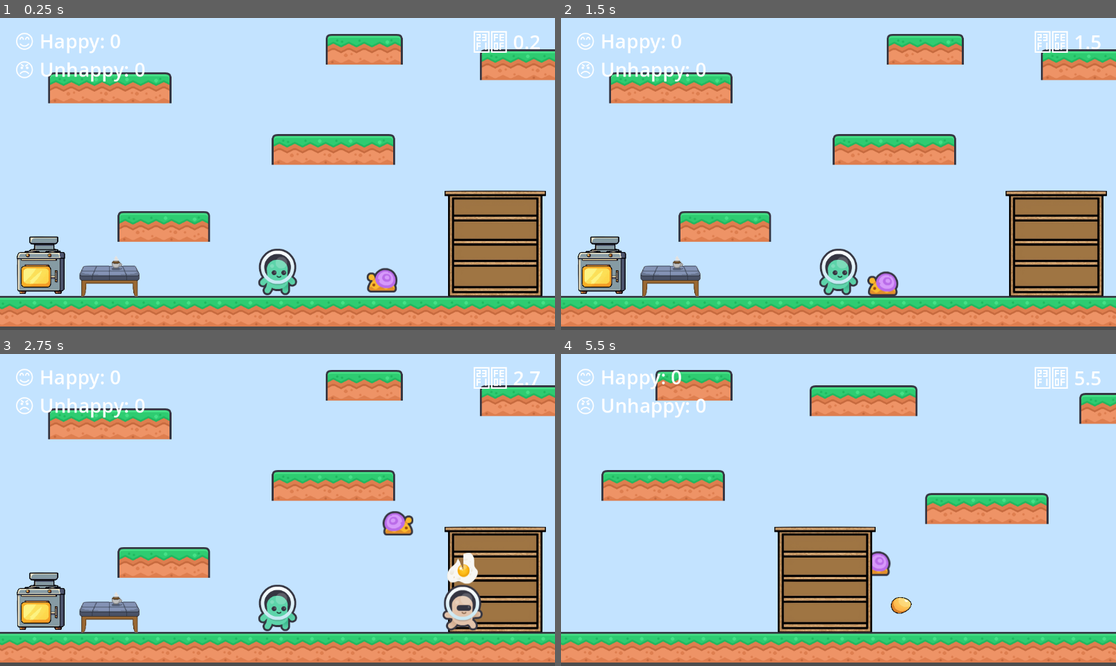
Above: before the commit, frames 1-4 (two rows, left to right).
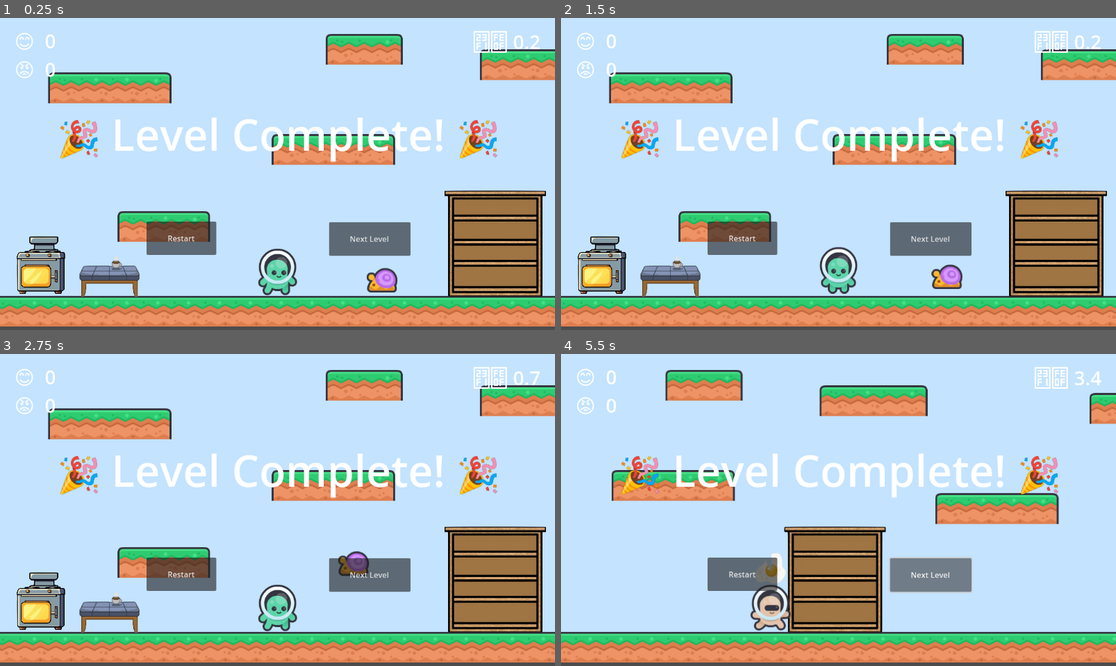
Above: after the commit, the same moments.

Repository: Lea-poh/WhiskTaker
Game: Godot game, scene res://Main.tscn
The game is run twice, just before and just after one commit, with the same random seed, the same clock (stepped at 60 frames per second) and the same inputs. Sound files missing from this copy of the repository are replaced by a short silence.
Inputs (mouse positions are in pixels of both pictures, inside the frame that each line leads up to):
- Up to frame 1 (0.25 s): no input
- Up to frame 2 (1.5 s): click (744, 239) at 0.5 s, where only the run after the commit has a clickable "Restart"; click (744, 239) at 1.25 s, where only the run after the commit has a clickable "Restart"
- Up to frame 3 (2.75 s): click (183, 575) at 2 s, where only the run after the commit has a clickable "Restart"
- Up to frame 4 (5.5 s): click (932, 575) at 2.75 s, where only the run after the commit has a clickable "Next Level"; click (932, 575) at 3.5 s, where only the run after the commit has a clickable "Next Level"; tap Enter (ui_accept) at 4.25, 4.52, 5.27 s; hold Right (ui_right) from 4.28 s (still down)

The runs differ from the first frame. In frame 1, 6.7% of the frame differs, in the area x 4-90%, y 5-77%; in frame 2, 8.0%; in frame 3, 8.3%; in frame 4, 13%, in the area x 0-100%, y 5-99%.

Commit message:
finished level 1

Diff:
--- a/Main.gd
+++ b/Main.gd
@@ -2,9 +2,9 @@
 
 @onready var happy_label = $CanvasLayer/ScoreContainer/VBoxContainer/HappyLabel
 @onready var unhappy_label = $CanvasLayer/ScoreContainer/VBoxContainer/UnhappyLabel
-@onready var finish_label = $CanvasLayer/FinishBanner/Label
-@onready var restart_button = $CanvasLayer/FinishBanner.get_node("RestartButton")
-@onready var next_level_button = $CanvasLayer/FinishBanner.get_node("NextLevelButton")
+@onready var finish_label = $CanvasLayer/CenterContainer/FinishBanner/Label
+@onready var restart_button = $CanvasLayer/CenterContainer/FinishBanner.get_node("RestartButton")
+@onready var next_level_button = $CanvasLayer/CenterContainer/FinishBanner.get_node("NextLevelButton")
 @onready var timer_label = $CanvasLayer/TimerContainer/TimerLabel
 
 @export var customer_scene: PackedScene  # Assign in Inspector
@@ -59,13 +59,13 @@
 	update_labels()
 
 func update_labels():
-	happy_label.text = "😊 Happy: %d" % happy_customers
-	unhappy_label.text = "😠 Unhappy: %d" % unhappy_customers
+	happy_label.text = "😊  %d" % happy_customers
+	unhappy_label.text = "😡  %d" % unhappy_customers
 
 func level_finished():
 	print("🎉 Level completed in %d seconds!" % elapsed_time)
 	game_active = false
-	$CanvasLayer/FinishBanner.visible = true
+	$CanvasLayer/CenterContainer/FinishBanner.visible = true
 	finish_label.text = "🎉 Level Complete! 🎉 \n Level finished in %ds!" % elapsed_time
 
 func _on_restart_pressed():
--- a/Main.tscn
+++ b/Main.tscn
@@ -294,21 +294,43 @@
 [node name="HappyLabel" type="Label" parent="CanvasLayer/ScoreContainer/VBoxContainer"]
 layout_mode = 2
 theme_override_font_sizes/font_size = 40
-text = "😊 Happy: 0"
+text = "😊  0"
 
 [node name="UnhappyLabel" type="Label" parent="CanvasLayer/ScoreContainer/VBoxContainer"]
 layout_mode = 2
 theme_override_font_sizes/font_size = 40
-text = "😠 Unhappy: 0"
-
-[node name="FinishBanner" type="Panel" parent="CanvasLayer"]
-visible = false
-offset_left = 83.0
-offset_top = 142.0
-offset_right = 1112.0
-offset_bottom = 400.0
-
-[node name="Label" type="Label" parent="CanvasLayer/FinishBanner"]
+text = "😡  0"
+
+[node name="TimerContainer" type="MarginContainer" parent="CanvasLayer"]
+anchors_preset = 1
+anchor_left = 1.0
+anchor_right = 1.0
+offset_left = -40.0
+offset_bottom = 40.0
+grow_horizontal = 0
+theme_override_constants/margin_top = 20
+theme_override_constants/margin_right = 30
+
+[node name="TimerLabel" type="Label" parent="CanvasLayer/TimerContainer"]
+layout_mode = 2
+theme_override_font_sizes/font_size = 40
+text = "⏱️ 0"
+
+[node name="CenterContainer" type="CenterContainer" parent="CanvasLayer"]
+anchors_preset = -1
+anchor_left = 0.219
+anchor_top = 0.23
+anchor_right = 0.691
+anchor_bottom = 0.57
+offset_left = 10.712
+offset_top = 2.96
+offset_right = 10.9679
+offset_bottom = 10.64
+
+[node name="FinishBanner" type="Panel" parent="CanvasLayer/CenterContainer"]
+layout_mode = 2
+
+[node name="Label" type="Label" parent="CanvasLayer/CenterContainer/FinishBanner"]
 layout_mode = 1
 anchors_preset = -1
 anchor_left = 0.456
@@ -322,34 +344,21 @@
 theme_override_font_sizes/font_size = 90
 text = "🎉 Level Complete! 🎉"
 
-[node name="RestartButton" type="Button" parent="CanvasLayer/FinishBanner"]
-offset_left = 240.0
-offset_top = 283.0
-offset_right = 385.0
-offset_bottom = 352.0
+[node name="RestartButton" type="Button" parent="CanvasLayer/CenterContainer/FinishBanner"]
+layout_mode = 0
+offset_left = -230.0
+offset_top = 158.0
+offset_right = -85.0
+offset_bottom = 227.0
 text = "Restart"
 
-[node name="NextLevelButton" type="Button" parent="CanvasLayer/FinishBanner"]
-offset_left = 619.0
-offset_top = 284.0
-offset_right = 788.0
-offset_bottom = 354.0
+[node name="NextLevelButton" type="Button" parent="CanvasLayer/CenterContainer/FinishBanner"]
+layout_mode = 0
+offset_left = 149.0
+offset_top = 159.0
+offset_right = 318.0
+offset_bottom = 229.0
 text = "Next Level"
-
-[node name="TimerContainer" type="MarginContainer" parent="CanvasLayer"]
-anchors_preset = 1
-anchor_left = 1.0
-anchor_right = 1.0
-offset_left = -40.0
-offset_bottom = 40.0
-grow_horizontal = 0
-theme_override_constants/margin_top = 20
-theme_override_constants/margin_right = 30
-
-[node name="TimerLabel" type="Label" parent="CanvasLayer/TimerContainer"]
-layout_mode = 2
-theme_override_font_sizes/font_size = 40
-text = "⏱️ 0"
 
 [node name="CustomerSpawnTimer" type="Timer" parent="."]
 wait_time = 20.0
